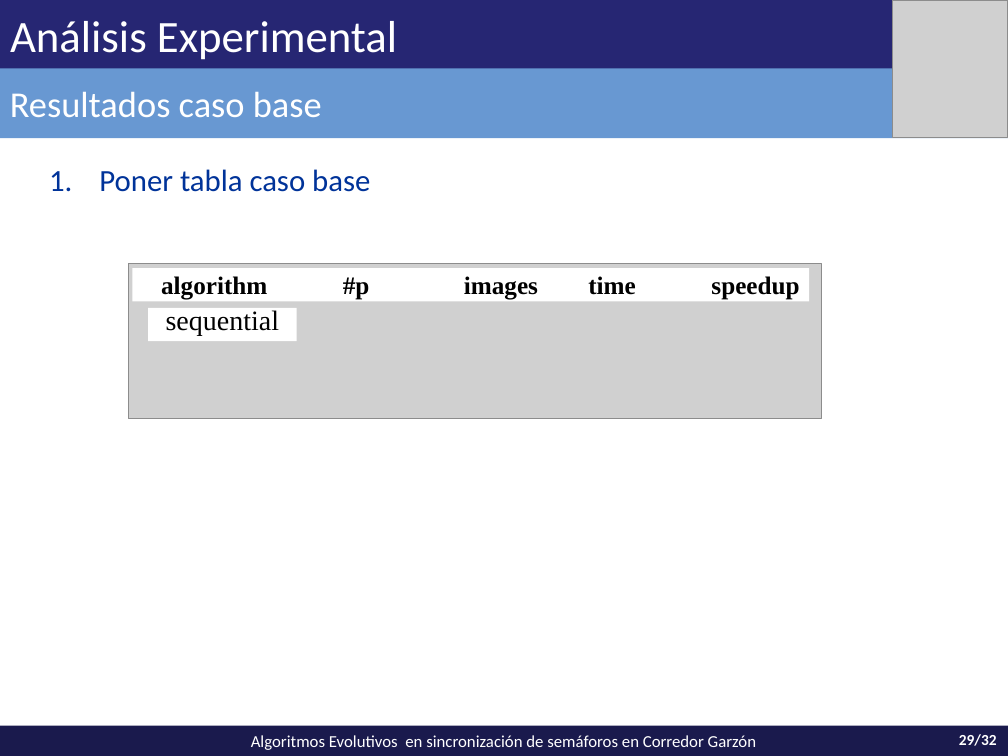
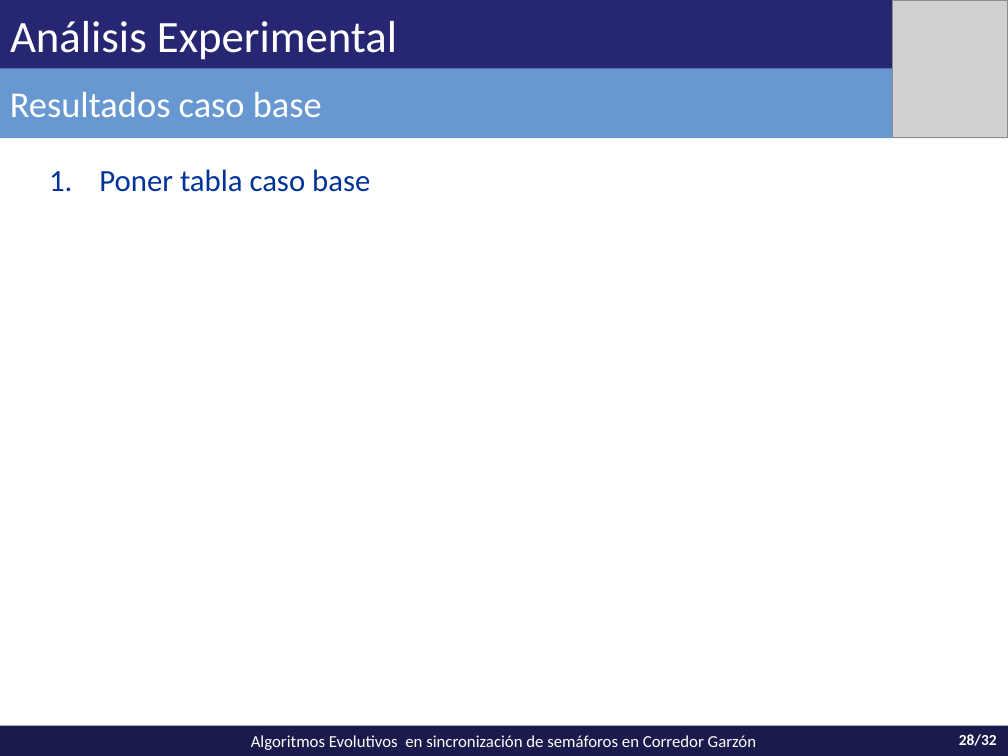
Before and after one commit to vitogit/proyecto-grado-garzon-2014, a slide deck: slide 28 of presentacion/Presentacion Garzon.pptx (slide 29 before the commit). Drawn at 1008x756 pixels with LibreOffice and Linux fonts; fonts in the diff are those of the drawing; grey boxes stand for pictures. Boxes give left, top, right and bottom in pixels: in the first picture for what was removed or moved away, otherwise in the second. Text is boxed around its words. In the diff, an @@ line names an element or a change of style, - is before the commit and + after.

```diff
--- a/presentacion/Presentacion Garzon.pptx
+++ b/presentacion/Presentacion Garzon.pptx
@@ picture removed at [128, 264, 822, 418] @@
@@ rectangle removed at [132, 268, 809, 301] @@
-algorithm #p images time speedup
@@ rectangle removed at [148, 308, 297, 342] @@
-sequential
@@ page number at [959, 734, 997, 746]: text changed @@
-29/32
+28/32
```
Also in this commit, not shown: 8 other slides changed, 1 slide added, 3 slides removed.
